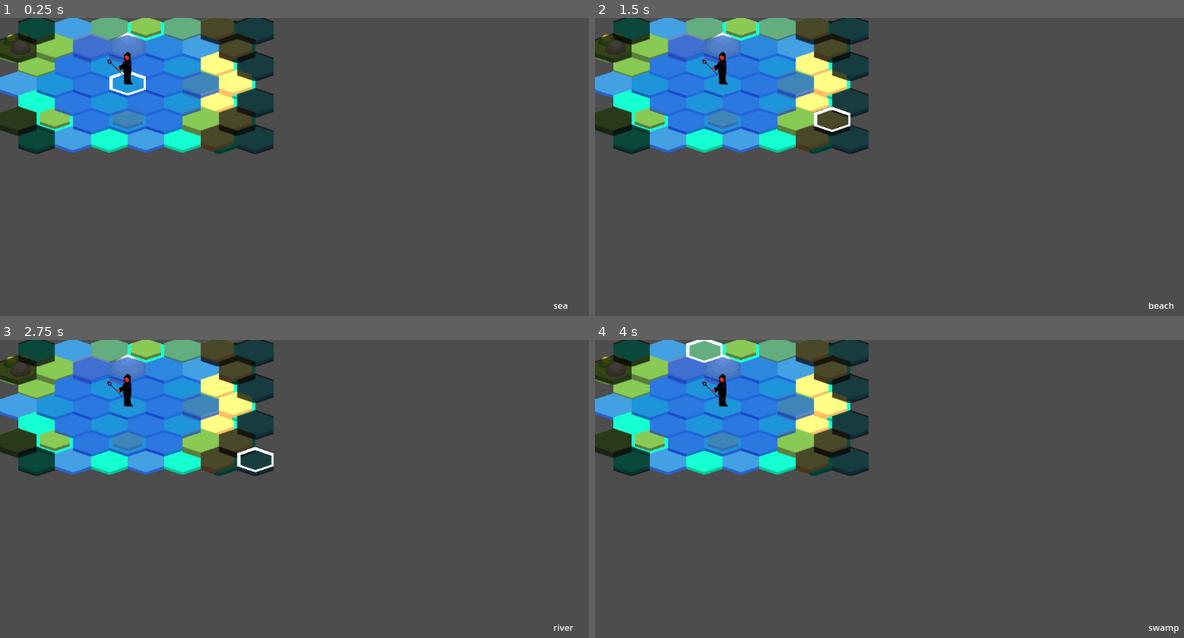
Above: before the commit, frames 1-4 (two rows, left to right).
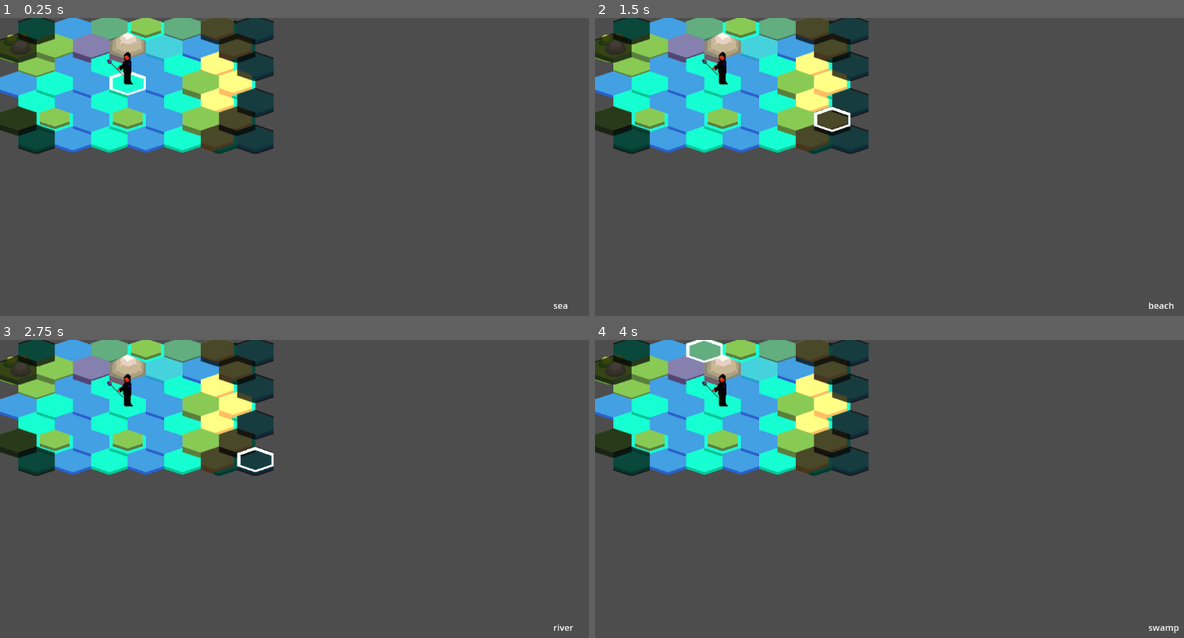
Above: after the commit, the same moments.

Repository: ahhnevermore/mixorcerers
Game: Godot game, scene res://scenes/game.tscn
The game is run twice, just before and just after one commit, with the same random seed, the same clock (stepped at 60 frames per second) and the same inputs.
Inputs:
- Up to frame 1 (0.25 s): no input
- Up to frame 2 (1.5 s): tap Enter at 0.5 s; hold Right (cursor_right) 0.53-1.28 s; tap Space at 1.25 s; hold Down (cursor_down) from 1.28 s (still down)
- Up to frame 3 (2.75 s): tap Enter at 2 s; release Down (cursor_down) at 2.03 s; hold Right (cursor_right) from 2.03 s (still down)
- Up to frame 4 (4 s): tap Space at 2.75 s; release Right (cursor_right) at 2.78 s; hold Up (cursor_up) 2.78-3.53 s; hold Left (cursor_left) from 3.53 s (still down)

The runs differ from the first frame. In frame 1, 7.1% of the frame differs, in the area x 6-38%, y 5-40%; in frame 2, 7.2%; in frame 3, 7.2%; in frame 4, 7.2%.

Commit message:
faced with the technical challenge of functions blocking further input, preparation to move to state pattern(ad-hoc)

Diff:
--- a/project.godot
+++ b/project.godot
@@ -56,6 +56,11 @@
 "events": [Object(InputEventKey,"resource_local_to_scene":false,"resource_name":"","device":-1,"window_id":0,"alt_pressed":false,"shift_pressed":false,"ctrl_pressed":false,"meta_pressed":false,"pressed":false,"keycode":0,"physical_keycode":77,"key_label":0,"unicode":109,"echo":false,"script":null)
 ]
 }
+test_function={
+"deadzone": 0.5,
+"events": [Object(InputEventKey,"resource_local_to_scene":false,"resource_name":"","device":-1,"window_id":0,"alt_pressed":false,"shift_pressed":false,"ctrl_pressed":false,"meta_pressed":false,"pressed":false,"keycode":0,"physical_keycode":75,"key_label":0,"unicode":107,"echo":false,"script":null)
+]
+}
 
 [rendering]
 
--- a/scenes/HUD.gd
+++ b/scenes/HUD.gd
@@ -12,6 +12,6 @@
 
 
 
-func _on_cursor_tile(terrain):
-	$Terrain.text = terrain
+func terrain_display(cursorval):
+	$Terrain.text = cursorval[1]
 	$Terrain.show()
--- a/scenes/game.tscn
+++ b/scenes/game.tscn
@@ -12,7 +12,20 @@
 
 [node name="Map" parent="." instance=ExtResource("2_qpj8k")]
 layer_1/modulate = Color(0.372549, 0.372549, 0.372549, 1)
-layer_3/modulate = Color(0.513726, 0.654902, 0.980392, 0.709804)
+layer_3/name = ""
+layer_3/enabled = true
+layer_3/modulate = Color(0.419608, 0.713726, 0.968627, 0.709804)
+layer_3/y_sort_enabled = false
+layer_3/y_sort_origin = 0
+layer_3/z_index = 0
+layer_3/tile_data = PackedInt32Array()
+layer_4/name = "selection"
+layer_4/enabled = true
+layer_4/modulate = Color(1, 1, 1, 0.843137)
+layer_4/y_sort_enabled = false
+layer_4/y_sort_origin = 0
+layer_4/z_index = 0
+layer_4/tile_data = PackedInt32Array()
 
 [node name="Player1" parent="." instance=ExtResource("3_v37nu")]
 script = ExtResource("4_bgv5q")
@@ -22,4 +35,4 @@
 [node name="HUD" parent="." instance=ExtResource("6_n8d4v")]
 
 [connection signal="area_entered" from="Cursor" to="Player1" method="_on_cursor_area_entered"]
-[connection signal="cursor_tile" from="Cursor" to="HUD" method="_on_cursor_tile"]
+[connection signal="cursor_tile" from="Cursor" to="." method="_on_cursor_tile"]
--- a/scenes/map.tscn
+++ b/scenes/map.tscn
@@ -1,19 +1,21 @@
-[gd_scene load_steps=43 format=3 uid="uid://bfudhyvp3vw1j"]
+[gd_scene load_steps=47 format=3 uid="uid://bfudhyvp3vw1j"]
 
 [ext_resource type="Texture2D" uid="uid://bav8euoyahjt4" path="res://assets/beach.png" id="1_n48py"]
 [ext_resource type="Texture2D" uid="uid://md3odttyf4om" path="res://assets/ravine.png" id="2_26lgj"]
 [ext_resource type="Texture2D" uid="uid://cg4cq4mn2dfr6" path="res://assets/chasm.png" id="2_fbruk"]
 [ext_resource type="Texture2D" uid="uid://d28xithgkobq" path="res://assets/mountain-lake.png" id="3_cut15"]
 [ext_resource type="Texture2D" uid="uid://jgi4ox2lwv72" path="res://assets/plateau.png" id="4_ts274"]
-[ext_resource type="Texture2D" uid="uid://dtc63yb63sqtr" path="res://assets/player.png" id="5_c63ud"]
 [ext_resource type="Texture2D" uid="uid://jbtify3722kl" path="res://assets/river.png" id="6_jgd2n"]
 [ext_resource type="Texture2D" uid="uid://dlrrny2i4kb7u" path="res://assets/sea.png" id="7_s2qjs"]
 [ext_resource type="Texture2D" uid="uid://nyywp2alesao" path="res://assets/snow-mountain.png" id="8_bb7b5"]
-[ext_resource type="Texture2D" uid="uid://dq45bqmj5blex" path="res://assets/spawn.png" id="9_o6636"]
 [ext_resource type="Texture2D" uid="uid://df0eciv4qfo7e" path="res://assets/swamp.png" id="10_7u60b"]
+[ext_resource type="Texture2D" uid="uid://dapdkio30p8hl" path="res://assets/red.png" id="10_kds2s"]
+[ext_resource type="Texture2D" uid="uid://drybm2ol6kr6c" path="res://assets/path_horizontal.png" id="11_2bxyl"]
 [ext_resource type="Texture2D" uid="uid://diq2d7h1ima46" path="res://assets/underground-lake.png" id="11_rr6fb"]
+[ext_resource type="Texture2D" uid="uid://du66xk5bnj74b" path="res://assets/path_horizontal_end.png" id="12_wsh85"]
 [ext_resource type="Texture2D" uid="uid://c04yswa6pofkc" path="res://assets/cliff.png" id="13_h4dyd"]
-[ext_resource type="Texture2D" uid="uid://bgpr42ccwicxu" path="res://assets/enemy.png" id="14_2ts5h"]
+[ext_resource type="Texture2D" uid="uid://cyyqyh12wbyic" path="res://assets/path_diagonal.png" id="13_q0s8t"]
+[ext_resource type="Texture2D" uid="uid://cc4jiqv0stlf0" path="res://assets/path_diagonal_end.png" id="14_uv4dd"]
 [ext_resource type="Texture2D" uid="uid://bph1tupjbvqad" path="res://assets/ocean.png" id="15_4iq3f"]
 [ext_resource type="Texture2D" uid="uid://eyxbec8oguht" path="res://assets/desert.png" id="16_bsey8"]
 [ext_resource type="Texture2D" uid="uid://b20g7081hluy8" path="res://assets/delta.png" id="18_x3umm"]
@@ -87,26 +89,11 @@
 texture_region_size = Vector2i(66, 53)
 0:0/0 = 0
 
-[sub_resource type="TileSetAtlasSource" id="TileSetAtlasSource_ds3fo"]
-resource_name = "building"
-texture = ExtResource("9_o6636")
-margins = Vector2i(0, 18)
-texture_region_size = Vector2i(66, 53)
-0:1/0 = 0
-
-[sub_resource type="TileSetAtlasSource" id="TileSetAtlasSource_rq0n5"]
-resource_name = "player"
-texture = ExtResource("5_c63ud")
-margins = Vector2i(0, 17)
-texture_region_size = Vector2i(39, 53)
-0:1/0 = 0
-
-[sub_resource type="TileSetAtlasSource" id="TileSetAtlasSource_k2mcf"]
-resource_name = "enemy"
-texture = ExtResource("14_2ts5h")
-margins = Vector2i(27, 17)
-texture_region_size = Vector2i(39, 53)
-0:1/0 = 0
+[sub_resource type="TileSetAtlasSource" id="TileSetAtlasSource_4v0ql"]
+texture = ExtResource("10_kds2s")
+margins = Vector2i(0, 11)
+texture_region_size = Vector2i(66, 53)
+0:0/0 = 0
 
 [sub_resource type="TileSetAtlasSource" id="TileSetAtlasSource_pj2q6"]
 resource_name = "underground-lake"
@@ -114,6 +101,52 @@
 margins = Vector2i(0, 11)
 texture_region_size = Vector2i(66, 53)
 0:0/0 = 0
+
+[sub_resource type="TileSetAtlasSource" id="TileSetAtlasSource_foeu5"]
+texture = ExtResource("11_2bxyl")
+margins = Vector2i(0, 11)
+texture_region_size = Vector2i(66, 53)
+0:0/next_alternative_id = 2
+0:0/0 = 0
+0:0/1 = 1
+0:0/1/transpose = true
+
+[sub_resource type="TileSetAtlasSource" id="TileSetAtlasSource_ra0ac"]
+texture = ExtResource("12_wsh85")
+margins = Vector2i(0, 11)
+texture_region_size = Vector2i(66, 53)
+0:0/next_alternative_id = 4
+0:0/0 = 0
+0:0/1 = 1
+0:0/1/flip_h = true
+0:0/2 = 2
+0:0/2/transpose = true
+0:0/3 = 3
+0:0/3/flip_v = true
+0:0/3/transpose = true
+
+[sub_resource type="TileSetAtlasSource" id="TileSetAtlasSource_538hd"]
+texture = ExtResource("13_q0s8t")
+margins = Vector2i(0, 11)
+texture_region_size = Vector2i(66, 53)
+0:0/next_alternative_id = 2
+0:0/0 = 0
+0:0/1 = 1
+0:0/1/flip_v = true
+
+[sub_resource type="TileSetAtlasSource" id="TileSetAtlasSource_a60p1"]
+texture = ExtResource("14_uv4dd")
+margins = Vector2i(0, 11)
+texture_region_size = Vector2i(66, 53)
+0:0/next_alternative_id = 7
+0:0/0 = 0
+0:0/1 = 1
+0:0/1/flip_h = true
+0:0/2 = 2
+0:0/2/flip_h = true
+0:0/2/flip_v = true
+0:0/3 = 3
+0:0/3/flip_v = true
 
 [sub_resource type="TileSetAtlasSource" id="TileSetAtlasSource_5ibrw"]
 resource_name = "ocean"
@@ -184,9 +217,11 @@
 sources/14 = SubResource("TileSetAtlasSource_ff54x")
 sources/15 = SubResource("TileSetAtlasSource_infqu")
 sources/16 = SubResource("TileSetAtlasSource_ikh2u")
-sources/17 = SubResource("TileSetAtlasSource_ds3fo")
-sources/18 = SubResource("TileSetAtlasSource_rq0n5")
-sources/19 = SubResource("TileSetAtlasSource_k2mcf")
+sources/20 = SubResource("TileSetAtlasSource_foeu5")
+sources/21 = SubResource("TileSetAtlasSource_ra0ac")
+sources/22 = SubResource("TileSetAtlasSource_538hd")
+sources/23 = SubResource("TileSetAtlasSource_a60p1")
+sources/17 = SubResource("TileSetAtlasSource_4v0ql")
 
 [node name="TileMap" type="TileMap"]
 tile_set = SubResource("TileSet_v8cgj")
@@ -206,11 +241,4 @@
 layer_2/y_sort_origin = 0
 layer_2/z_index = 1
 layer_2/tile_data = PackedInt32Array()
-layer_3/name = "ui"
-layer_3/enabled = true
-layer_3/modulate = Color(1, 1, 1, 1)
-layer_3/y_sort_enabled = false
-layer_3/y_sort_origin = 0
-layer_3/z_index = 0
-layer_3/tile_data = PackedInt32Array()
 script = ExtResource("21_v2u8d")
--- a/scripts/cursor.gd
+++ b/scripts/cursor.gd
@@ -3,6 +3,7 @@
 var Map
 var cursor_active=true
 signal cursor_tile
+var interact = []
 # Called when the node enters the scene tree for the first time.
 func _ready():
 	Map=get_parent().get_node("Map")
@@ -25,7 +26,9 @@
 	var final=Map.local_to_map(position)+change
 	if final.x< Map.xw and final.y< Map.yw and final.x>=0 and final.y>=0:
 		position=Map.map_to_local(final)
-		cursor_tile.emit(Map.get_terrain(Map.get_tile(final)))
+		cursor_tile.emit([Map.get_tile(final),
+		Map.get_terrain(Map.get_tile(final)),
+		interact])
 
 
 
--- a/scripts/game.gd
+++ b/scripts/game.gd
@@ -2,12 +2,13 @@
 
 
 var replay = false
-
+var cursorval
 # Called when the node enters the scene tree for the first time.
 func _ready():
 	$Map.gen_map()
 	$Player1.display_vision()
-	$Player1.move()
+	cursorval=[$Map.get_tile($Map.map_file["player1_start_position"]),
+	$Map.get_terrain($Map.get_tile($Map.map_file["player1_start_position"]))]
 	#$Player1.display_move_grid()
 
 
@@ -20,3 +21,8 @@
 #Path finding algorithm
 #Spells
 #add spell prop to dict
+#All terrain modifications have to set the cache of the terrain to null
+
+func _on_cursor_tile(val):
+	cursorval=val
+	$HUD.terrain_display(val)
--- a/scripts/map.gd
+++ b/scripts/map.gd
@@ -59,7 +59,21 @@
 		find_path(grid,parent,path)
 	return path
 
-
+func display_vision_grid(grid):
+	for tile in grid:
+		set_cell(3,tile[0],terrains['sea']["sprite_id"],terrains['sea']["sprite_atlas"])
+
+func display_move_grid(grid):
+	for tile in grid:
+		set_cell(3,tile[0],terrains['ocean']["sprite_id"],terrains['ocean']["sprite_atlas"])
+
+func display_path(path):
+	for xy in path:
+		set_cell(4,xy,17,Vector2i(0,0))
+
+func clear_path(path):
+	for xy in path:
+		erase_cell(4,xy)
 
 
 # on some turn a tile has changed
--- a/scripts/player.gd
+++ b/scripts/player.gd
@@ -13,6 +13,7 @@
 	position= Map.map_to_local(Map.map_file["player1_start_position"])
 	allies.push_back(self)
 
+
 # Called every frame. 'delta' is the elapsed time since the previous frame.
 func _process(_delta):
 	pass
@@ -24,19 +25,8 @@
 	for tile in visible_tiles:
 		Map.erase_cell(2,tile[0])
 
-func display_vision_grid(grid):
-	for tile in grid:
-		Map.set_cell(3,tile[0],Map.terrains['sea']["sprite_id"],Map.terrains['sea']["sprite_atlas"])
 
-func display_move_grid(grid):
-	for tile in grid:
-		Map.set_cell(3,tile[0],Map.terrains['ocean']["sprite_id"],Map.terrains['ocean']["sprite_atlas"])
 
-func move():
-	var move_grid = Map.gen_move_grid(self)
-	display_move_grid(move_grid)
-	for i in Map.find_path(move_grid,Vector2i(4,4),[]):
-		print(i)
 
 
 func _on_cursor_area_entered(_area):
--- /dev/null
+++ b/select_mode.gd
@@ -0,0 +1,4 @@
+extends Node
+
+func _ready():
+	print("ready")
Binary file added: assets/red.png
Not shown, added: assets/red.png.import
